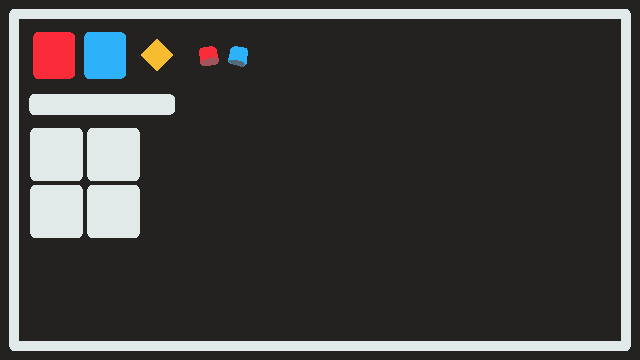
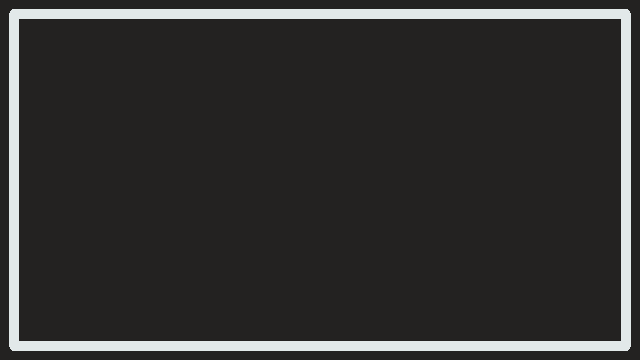
Layered file, before and after one edit (w=640, h=360). Changes by layer:
hid group "Assets" (8 layers) over [29, 32, 248, 238]
painted on "UIPlayer1" over [128, 39, 248, 115]
painted on "Gem" over [64, 32, 248, 115]
painted on "Ground" over [29, 64, 175, 238]
painted on "UI_Moldura" (1st of 2, in "Assets") over [29, 32, 248, 238]
added layer "UI_Moldura" (2nd of 2) above "Copiar de Pintar camada 1" over [29, 32, 248, 238]
painted on "Copiar de Pintar camada 2" (2nd of 2) over [29, 32, 248, 238]
